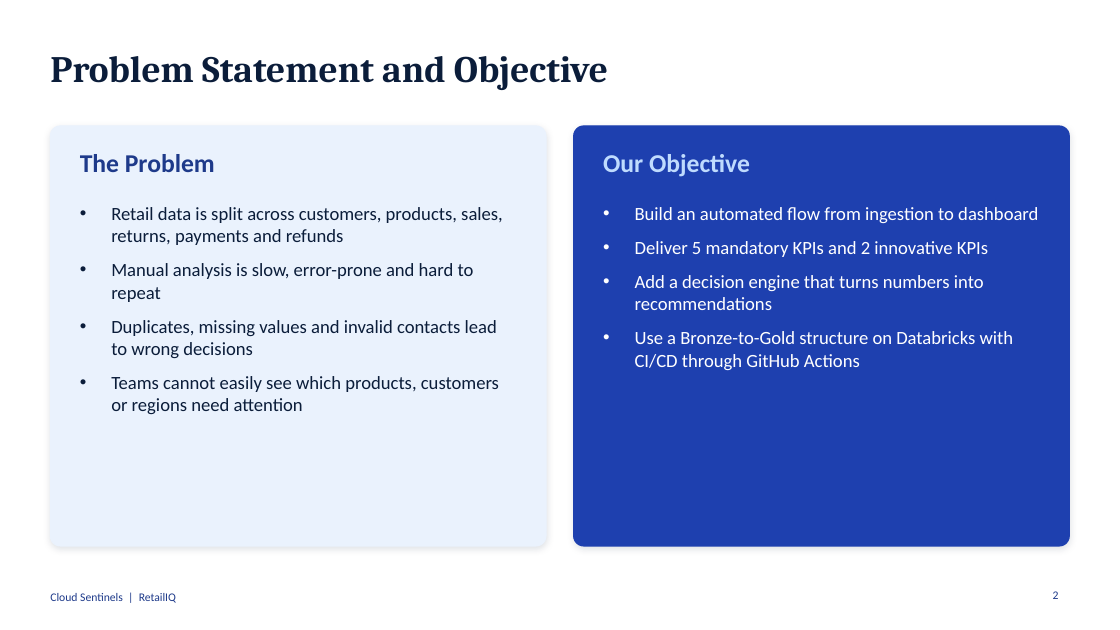
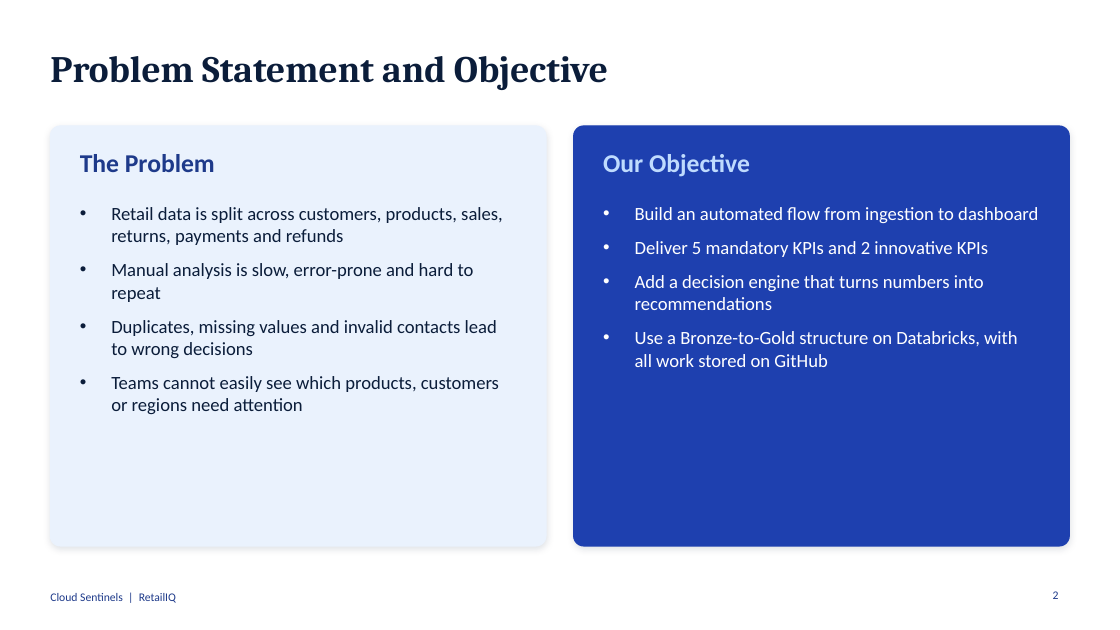
Before and after one commit to pranav-m2005/hackathon, a slide deck: slide 2 of RetailIQ_Cloud_Sentinels.pptx. Drawn at 1120x630 pixels with LibreOffice and Linux fonts; fonts in the diff are those of the drawing. Boxes give left, top, right and bottom in pixels: in the first picture for what was removed or moved away, otherwise in the second. Text is boxed around its words. In the diff, an @@ line names an element or a change of style, - is before the commit and + after.

```diff
--- a/RetailIQ_Cloud_Sentinels.pptx
+++ b/RetailIQ_Cloud_Sentinels.pptx
@@ text at box(635, 331, 1018, 367): text changed @@
-• Use a Bronze-to-Gold structure on Databricks with CI/CD through GitHub Actions
+• Use a Bronze-to-Gold structure on Databricks, with all work stored on GitHub
```
Also in this commit, not shown: 4 other slides changed.
